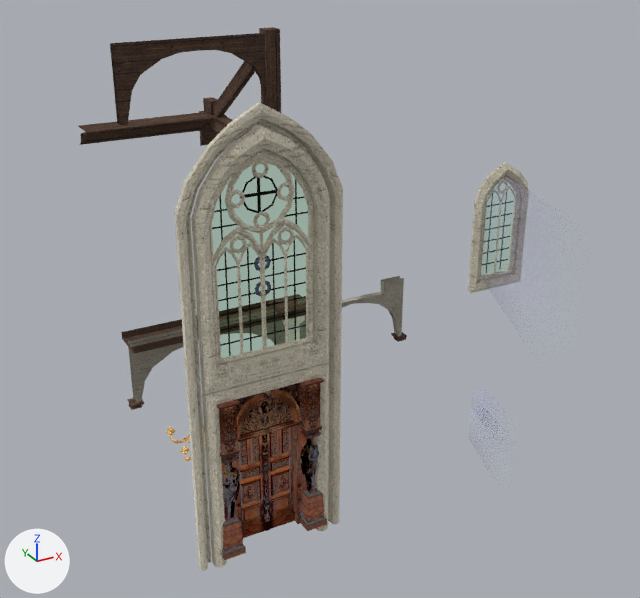
Renders of the Blender file Docs/Blends/AssetsHall2.blend from each side of a commit.
One viewpoint serves both versions: a camera (50 mm lens) standing at (-8.1, -21.49, 15.23) and looking at (2.6, -2.05, 5.51). The axes (+X, +Y, +Z) are drawn at lower left. The lights are the same throughout.

Before the edit, the objects in view are built like this:
```python
me_cube_004 = bpy.data.meshes.new('Cube.004')
me_cube_004.from_pydata(...)  # 64 vertices, 44 faces; spans x -2.05..0.0, y -0.3..0.09, z -5.83..5.92
me_cube_004.materials.append(mat_floorsmat_001)
me_cube_021 = bpy.data.meshes.new('Cube.021')
me_cube_021.from_pydata(...)  # 20 vertices, 9 faces; spans x -2.0..2.0, y 0.0..0.9, z -0.27..0.27
me_cube_021.materials.append(mat_floorsmat)
me_plane_004 = bpy.data.meshes.new('Plane.004')
me_plane_004.from_pydata([(-0.96, 0.04, -0.21), (0.96, 0.04, -0.21), (-0.96, 0.04, 3.37), (0.96, 0.04, 3.37), (0.0, 0.04, -0.21), (0.0, 0.04, 4.09)], [], [(4, 1, 3, 5), (0, 4, 5, 2)])
me_plane_004.materials.append(mat_transparente)
ob_cumeeirahall = bpy.data.objects.new('CumeeiraHall', me_cube_021)
ob_cumeeirahall.location = (0.0, 4.0, 9.3)
ob_cumeeirahall.rotation_euler = (0.0, 0.0, -3.142)  # degrees (0, 0, -180)
ob_janelahallpequenavidro = bpy.data.objects.new('JanelaHallPequenaVidro', me_plane_004)
ob_janelahallpequenavidro.location = (7.0, -4.0, 6.12)
ob_janelahallpequenavidro.scale = (0.7, 0.7, 0.7)
ob_moldurajanelaportahall = bpy.data.objects.new('MolduraJanelaPortaHall', me_cube_004)
ob_moldurajanelaportahall.location = (0.0, -4.0, 5.52)
_m = ob_moldurajanelaportahall.modifiers.new('Mirror', 'MIRROR')
_m.use_clip = True
# also in view: 'MolduraPortaHall' at (0.0, -4.0, 2.24); 'ArcoTeto' at (0.0, -0.5, 11.43); 'JanelaHallGrande' at (0.0, -4.11, 7.88); 'ArcoPrincipal' at (0.0, -0.5, 3.77); 'JanelaHallPequena' at (7.0, -4.04, 7.46)
```
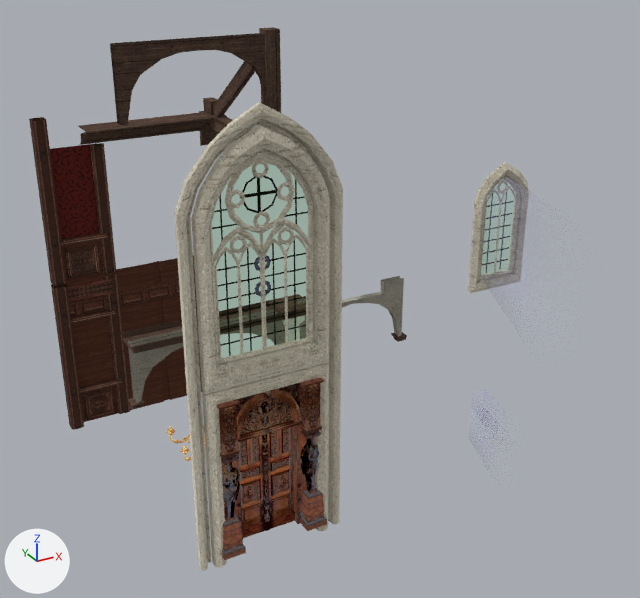
What differs and where, as boxes (x1, y1, x2, y2) in the pictures (640 x 598 px):
'FundoParedeHall', added: after (110, 255, 203, 410)
'PapelDeParedeHall', added: after (50, 143, 99, 239)
'FundoParedeHallSozinha', added: after (61, 272, 119, 422)
'ColunasHallCantoSegundoAndar', added: after (29, 117, 66, 286)
'ColunasHallCantoTerreo', added: after (51, 284, 84, 430)
'ColunasHallSegundoAndar', added: after (90, 143, 116, 273)
'PainelSegundoAndar', added: after (61, 233, 108, 278)
'ColunasHallTerreo', added: after (104, 274, 130, 414)
'PainelTerreo', added: after (79, 378, 122, 420)
'DetalheParede', added: after (119, 276, 196, 307)
'Cantoneira', added: after (62, 279, 113, 301)
'DetalheParedeSozinho', added: after (69, 294, 108, 317)
'CantoneiraPequena', added: after (71, 310, 115, 324)

Edits to the bpy script that builds the scene:
```text
Add mat_atlaschaos:
    mat_atlaschaos = bpy.data.materials.new('AtlasChaos')
    # uses the picture img_atlaschaos_png_001
Add ob_papeldeparedehall:
    ob_papeldeparedehall = bpy.data.objects.new('PapelDeParedeHall', me_plane_007)  # 6 vertices, 2 faces; spans x 0.0, y 0.05..1.56, z 0.0..4.0
    ob_papeldeparedehall.location = (-1.45, 4.0, 5.0)
    ob_papeldeparedehall.rotation_euler = (0.0, 0.0, 1.571)  # degrees (0, 0, 90)
Add ob_painelterreo:
    ob_painelterreo = bpy.data.objects.new('PainelTerreo', me_plane_021)  # 34 vertices, 21 faces; spans x -1.5..0.0, y 0.0..1.3, z 0.01..0.16
    ob_painelterreo.location = (-1.5, 4.0, 0.0)
    ob_painelterreo.rotation_euler = (1.571, 0.0, 0.0)  # degrees (90, 0, 0)
Add ob_painelsegundoandar:
    ob_painelsegundoandar = bpy.data.objects.new('PainelSegundoAndar', me_plane_015)  # 34 vertices, 20 faces; spans x -1.5..0.0, y 0.0..1.3, z 0.01..0.16
    ob_painelsegundoandar.location = (-1.5, 4.0, 5.0)
    ob_painelsegundoandar.rotation_euler = (1.571, 0.0, 0.0)  # degrees (90, 0, 0)
Add ob_fundoparedehallsozinha:
    ob_fundoparedehallsozinha = bpy.data.objects.new('FundoParedeHallSozinha', me_plane_068)  # 20 vertices, 12 faces; spans x -0.06..-0.01, y 0.0..1.5, z 0.0..5.04
    ob_fundoparedehallsozinha.location = (-1.5, 4.0, 0.0)
    ob_fundoparedehallsozinha.rotation_euler = (0.0, 0.0, 1.571)  # degrees (0, 0, 90)
Add ob_fundoparedehall:
    ob_fundoparedehall = bpy.data.objects.new('FundoParedeHall', me_plane_032)  # 35 vertices, 24 faces; spans x -0.06..-0.01, y -1.5..1.5, z 0.0..5.04
    ob_fundoparedehall.location = (0.0, 4.0, 0.0)
    ob_fundoparedehall.rotation_euler = (0.0, 0.0, 1.571)  # degrees (0, 0, 90)
Add ob_detalheparedesozinho:
    ob_detalheparedesozinho = bpy.data.objects.new('DetalheParedeSozinho', me_plane_067)  # 14 vertices, 9 faces; spans x -0.255..0.283, y 0.001..1.327, z -0.024..0.024
    ob_detalheparedesozinho.location = (-1.69, 3.92, 4.02)
    ob_detalheparedesozinho.rotation_euler = (1.571, -1.571, 0.0)  # degrees (90, -90, 0)
Add ob_detalheparede:
    ob_detalheparede = bpy.data.objects.new('DetalheParede', me_plane_061)  # 20 vertices, 15 faces; spans x -0.26..0.28, y 0.0..2.64, z -0.02..0.02
    ob_detalheparede.location = (1.31, 3.92, 4.02)
    ob_detalheparede.rotation_euler = (1.571, -1.571, 0.0)  # degrees (90, -90, 0)
Add ob_colunashallterreo:
    ob_colunashallterreo = bpy.data.objects.new('ColunasHallTerreo', me_plane_022)  # 40 vertices, 32 faces; spans x -0.19..0.19, y 0.0..4.9, z 0.05..0.15
    ob_colunashallterreo.location = (-1.5, 4.0, 0.0)
    ob_colunashallterreo.rotation_euler = (1.571, 0.0, 0.0)  # degrees (90, 0, 0)
Add ob_colunashallsegundoandar:
    ob_colunashallsegundoandar = bpy.data.objects.new('ColunasHallSegundoAndar', me_plane_060)  # 32 vertices, 24 faces; spans x -0.19..0.19, y 0.0..4.0, z 0.05..0.15
    ob_colunashallsegundoandar.location = (-1.51, 4.0, 5.0)
    ob_colunashallsegundoandar.rotation_euler = (1.571, 0.0, 0.0)  # degrees (90, 0, 0)
Add ob_colunashallcantoterreo:
    ob_colunashallcantoterreo = bpy.data.objects.new('ColunasHallCantoTerreo', me_plane_062)  # 60 vertices, 48 faces; spans x -0.2..0.2, y -0.2..0.2, z 0.0..4.9
    ob_colunashallcantoterreo.location = (-3.11, 3.83, 0.0)
    ob_colunashallcantoterreo.rotation_euler = (0.0, 0.0, 1.571)  # degrees (0, 0, 90)
Add ob_colunashallcantosegundoandar:
    ob_colunashallcantosegundoandar = bpy.data.objects.new('ColunasHallCantoSegundoAndar', me_plane_062.copy())
    ob_colunashallcantosegundoandar.location = (-3.11, 3.83, 5.0)
    ob_colunashallcantosegundoandar.rotation_euler = (0.0, 0.0, 1.571)  # degrees (0, 0, 90)
Add ob_cantoneirapequena:
    ob_cantoneirapequena = bpy.data.objects.new('CantoneiraPequena', me_plane_069)  # 8 vertices, 3 faces; spans x -0.16..-0.06, y 0.0..1.5, z -0.06..0.15
    ob_cantoneirapequena.location = (-1.5, 4.0, 3.6)
    ob_cantoneirapequena.rotation_euler = (0.0, 0.0, 1.571)  # degrees (0, 0, 90)
Add ob_cantoneira:
    ob_cantoneira = bpy.data.objects.new('Cantoneira', me_plane_046)  # 14 vertices, 6 faces; spans x -1.5..0.0, y -0.25..0.25, z 0.0..0.16
    ob_cantoneira.location = (-1.51, 4.0, 4.56)
    ob_cantoneira.rotation_euler = (1.571, 0.0, 0.0)  # degrees (90, 0, 0)
```
